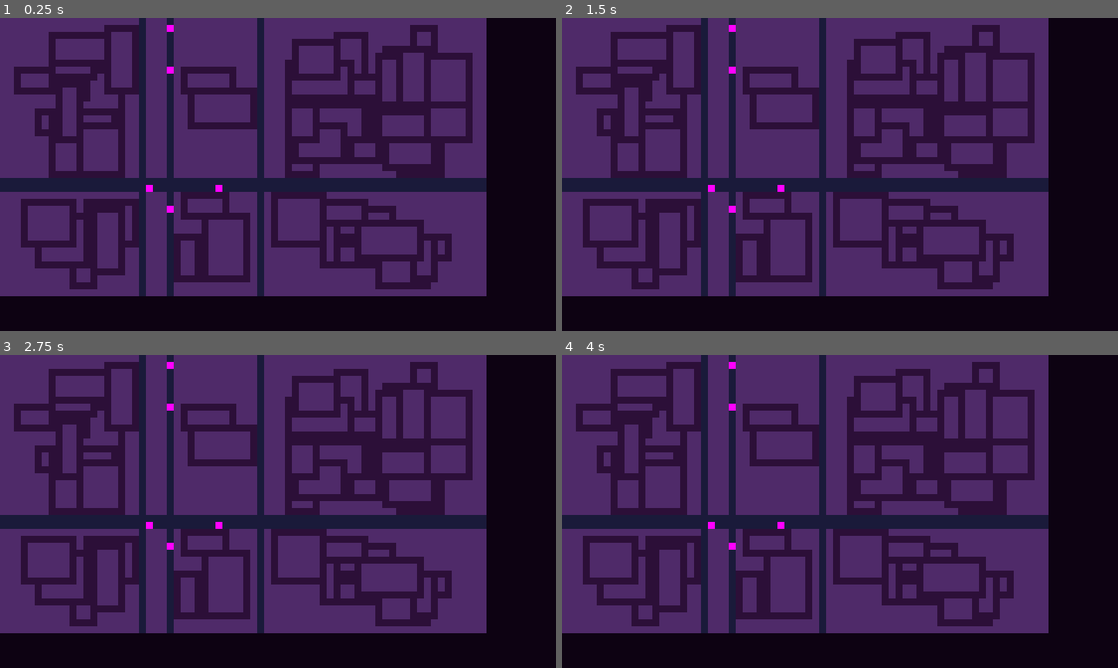
Above: before the commit, frames 1-4 (two rows, left to right).
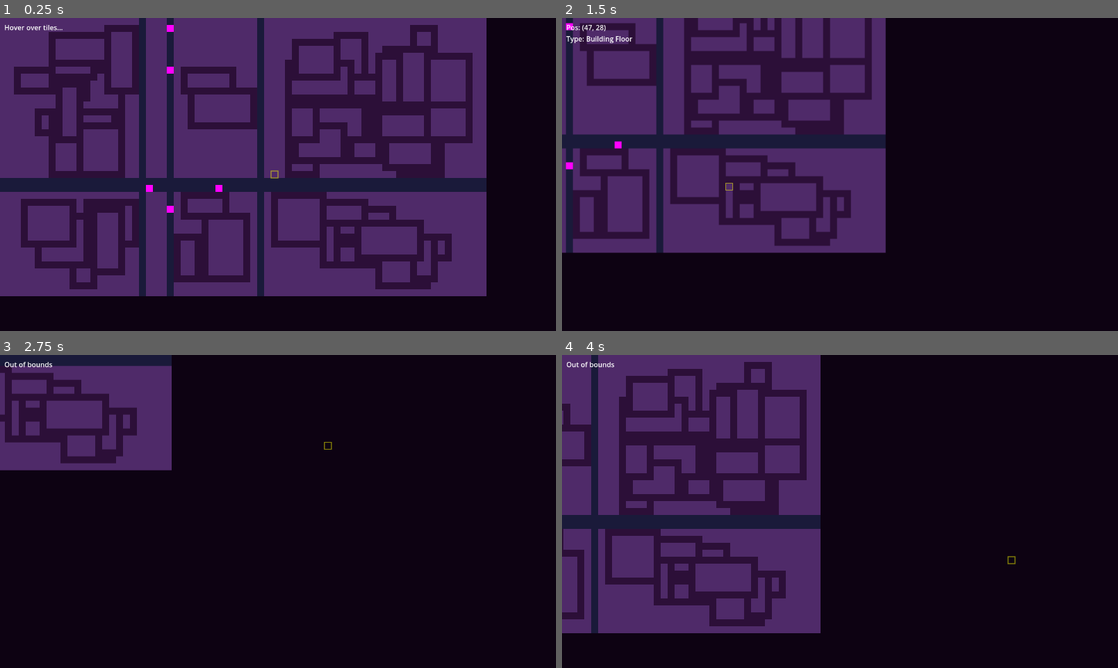
Above: after the commit, the same moments.

Repository: powerpeej/cyberpunk-fortress
Game: Godot game, scene res://main.tscn
Same seed, same stepped clock (60 frames per second), same inputs: the game is played once before the commit and once after it.
Inputs (mouse positions are in pixels of both pictures, inside the frame that each line leads up to):
- Up to frame 1 (0.25 s): no input
- Up to frame 2 (1.5 s): tap Enter at 0.5 s; move the mouse to (962, 158) at 0.52 s; hold D 0.53-1.28 s; click (962, 158) at 0.67 s; move the mouse to (728, 190) at 1.27 s; hold S from 1.28 s (still down); click (728, 190) at 1.42 s
- Up to frame 3 (2.75 s): move the mouse to (333, 442) at 2.02 s; release S at 2.03 s; hold D from 2.03 s (still down); click (333, 442) at 2.17 s
- Up to frame 4 (4 s): move the mouse to (812, 574) at 2.77 s; release D at 2.78 s; hold W 2.78-3.53 s; click (812, 574) at 2.92 s; move the mouse to (1006, 558) at 3.52 s; hold A from 3.53 s (still down); click (1006, 558) at 3.67 s

The runs differ from the first frame. In frame 1, 0.1% of the frame differs, in the area x 0-51%, y 2-52%; in frame 2, 57%; in frame 3, 72%, in the area x 0-88%, y 0-89%; in frame 4, 53%.

Commit message:
Add tile inspection and HUD
- Update `selector.gd` to emit `tile_selected` signal on click.
- Add `HUD` CanvasLayer with `InfoLabel` in `main.tscn`.
- Update `main.gd` to connect selector signal and display tile info.

Diff:
--- /dev/null
+++ b/camera.gd
@@ -0,0 +1,38 @@
+extends Camera2D
+
+# Camera Control Settings
+const MOVE_SPEED = 500.0
+const ZOOM_SPEED = 0.1
+const MIN_ZOOM = 0.5
+const MAX_ZOOM = 3.0
+
+func _process(delta):
+	_handle_movement(delta)
+
+func _unhandled_input(event):
+	if event is InputEventMouseButton:
+		if event.is_pressed():
+			if event.button_index == MOUSE_BUTTON_WHEEL_UP:
+				zoom += Vector2(ZOOM_SPEED, ZOOM_SPEED)
+			elif event.button_index == MOUSE_BUTTON_WHEEL_DOWN:
+				zoom -= Vector2(ZOOM_SPEED, ZOOM_SPEED)
+
+			# Clamp zoom
+			zoom.x = clamp(zoom.x, MIN_ZOOM, MAX_ZOOM)
+			zoom.y = clamp(zoom.y, MIN_ZOOM, MAX_ZOOM)
+
+func _handle_movement(delta):
+	var direction = Vector2.ZERO
+
+	if Input.is_key_pressed(KEY_W):
+		direction.y -= 1
+	if Input.is_key_pressed(KEY_S):
+		direction.y += 1
+	if Input.is_key_pressed(KEY_A):
+		direction.x -= 1
+	if Input.is_key_pressed(KEY_D):
+		direction.x += 1
+
+	if direction.length() > 0:
+		direction = direction.normalized()
+		position += direction * MOVE_SPEED * delta
--- a/main.gd
+++ b/main.gd
@@ -20,6 +20,8 @@
 # --- Scene Node References ---
 @onready var ground_tile_map: TileMap = $GroundTileMap
 @onready var entities_tile_map: TileMap = $EntitiesTileMap
+@onready var selector: Node2D = $Selector
+@onready var info_label: Label = $HUD/InfoLabel
 
 
 func _ready():
@@ -28,6 +30,10 @@
 	"""
 	RND.randomize()
 	generate_world()
+
+	# Connect signals
+	if selector.has_signal("tile_selected"):
+		selector.connect("tile_selected", _on_tile_selected)
 
 
 func generate_world():
@@ -174,3 +180,31 @@
 
 	for entity_pos in entities:
 		entities_tile_map.set_cell(0, Vector2i(entity_pos), 0, entity_atlas_coords)
+
+
+func _on_tile_selected(grid_pos: Vector2):
+	"""
+	Callback when a tile is selected via the selector.
+	"""
+	var x = int(grid_pos.x / TILE_SIZE)
+	var y = int(grid_pos.y / TILE_SIZE)
+
+	if x >= 0 and x < MAP_WIDTH and y >= 0 and y < MAP_HEIGHT:
+		var tile_type = map_data[x][y]
+		var info_text = "Pos: (%d, %d)\nType: " % [x, y]
+
+		match tile_type:
+			TileType.BUILDING_WALL:
+				info_text += "Building Wall"
+			TileType.BUILDING_FLOOR:
+				info_text += "Building Floor"
+			TileType.STREET:
+				info_text += "Street"
+
+		# Check for entities
+		if Vector2(x, y) in entities:
+			info_text += "\nEntity: Civilian"
+
+		info_label.text = info_text
+	else:
+		info_label.text = "Out of bounds"
--- a/main.tscn
+++ b/main.tscn
@@ -1,6 +1,8 @@
-[gd_scene load_steps=2 format=3 uid="uid://b5w2a3y5g1j2h"]
+[gd_scene load_steps=4 format=3 uid="uid://b5w2a3y5g1j2h"]
 
 [ext_resource type="Script" path="res://main.gd" id="1_t0yxb"]
+[ext_resource type="Script" path="res://camera.gd" id="2_camera"]
+[ext_resource type="Script" path="res://selector.gd" id="3_selector"]
 
 [node name="Main" type="Node2D"]
 script = ExtResource("1_t0yxb")
@@ -10,3 +12,19 @@
 
 [node name="EntitiesTileMap" type="TileMap" parent="."]
 format = 2
+
+[node name="Camera2D" type="Camera2D" parent="."]
+position = Vector2(640, 360)
+script = ExtResource("2_camera")
+
+[node name="Selector" type="Node2D" parent="."]
+script = ExtResource("3_selector")
+
+[node name="HUD" type="CanvasLayer" parent="."]
+
+[node name="InfoLabel" type="Label" parent="HUD"]
+offset_left = 10.0
+offset_top = 10.0
+offset_right = 300.0
+offset_bottom = 50.0
+text = "Hover over tiles..."
--- /dev/null
+++ b/selector.gd
@@ -0,0 +1,25 @@
+extends Node2D
+
+signal tile_selected(grid_pos)
+
+const TILE_SIZE = 16 # Keeping in sync with main.gd. Ideally this should be shared.
+const SELECTOR_COLOR = Color(1.0, 1.0, 0.0, 0.5) # Semi-transparent yellow
+
+func _process(_delta):
+	var mouse_pos = get_global_mouse_position()
+
+	# Snap to grid
+	var grid_x = floor(mouse_pos.x / TILE_SIZE) * TILE_SIZE
+	var grid_y = floor(mouse_pos.y / TILE_SIZE) * TILE_SIZE
+
+	position = Vector2(grid_x, grid_y)
+	queue_redraw()
+
+func _unhandled_input(event):
+	if event is InputEventMouseButton:
+		if event.button_index == MOUSE_BUTTON_LEFT and event.pressed:
+			emit_signal("tile_selected", position)
+
+func _draw():
+	# Draw a rectangle outline
+	draw_rect(Rect2(0, 0, TILE_SIZE, TILE_SIZE), SELECTOR_COLOR, false, 2.0)
